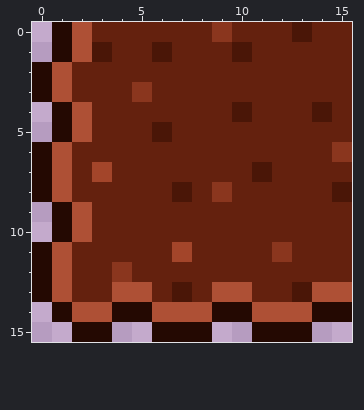
Pixel-art sprite, stored at tiles/dirt/dirt-14.png. The picture above was drawn from the file before the commit.
The file is 16x16 pixels.
The same view after the edit:
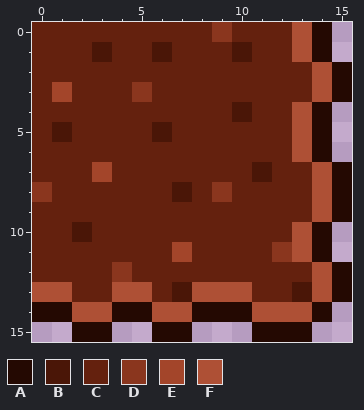
Palette (. is transparent): A #240902  B #4a1607  C #64210e  D #8a361e  E #a3452a  F #ae5035
Difference:
y 0: x 0..2 .AF -> CCC; x 13..15 BCC -> FA.
y 1: x 0..2 .AF -> CCC; x 13..15 CCC -> FA.
y 2: x 0..1 AF -> CC; x 14..15 CC -> FA
y 3: x 0..1 AF -> CE; x 14..15 CC -> FA
y 4: x 0..2 .AF -> CCC; x 13..15 CBC -> FA.
y 5: x 0..2 .AF -> CBC; x 13..15 CCC -> FA.
y 6: x 0..1 AF -> CC; x 13..15 CCD -> FA.
y 7: x 0..1 AF -> CC; x 14..15 CC -> FA
y 8: x 0..1 AF -> DC; x 14..15 CB -> FA
y 9: x 0..2 .AF -> CCC; x 14..15 CC -> FA
y 10: x 0..2 .AF -> CCB; x 13..15 CCC -> FA.
y 11: x 0..1 AF -> CC; x 13..15 CCC -> FA.
y 12: x 0..1 AF -> CC; x 14..15 CC -> FA
y 13: x 0 A -> F; x 8 C -> F; x 15 F -> A
y 14: x 0 . -> A; x 8 F -> A; x 15 A -> .
y 15: x 8 A -> .
Where, in picture pixels (left, top, right, bottom), the same in both pictures:
changed: (32, 22, 92, 322)
changed: (292, 22, 352, 322)
changed: (192, 282, 212, 342)
